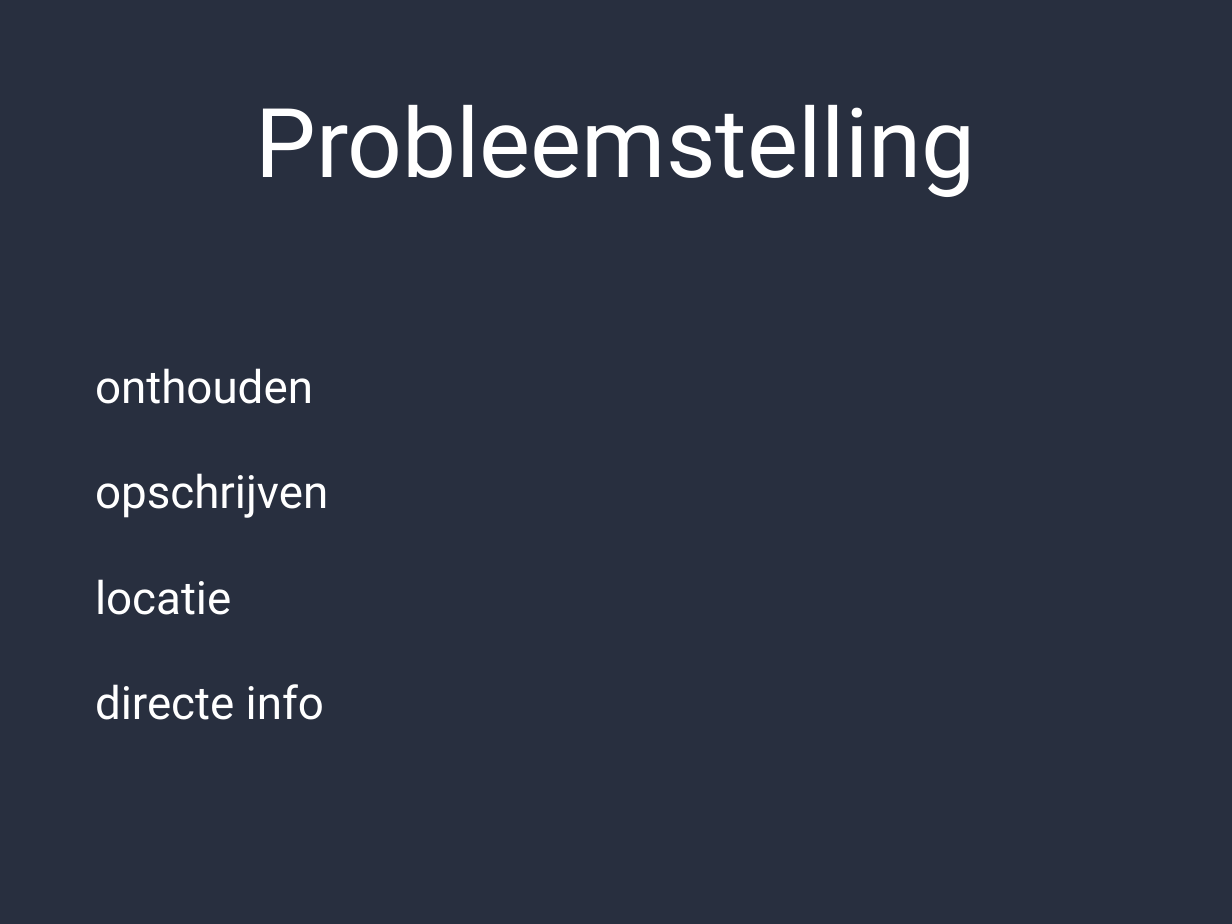
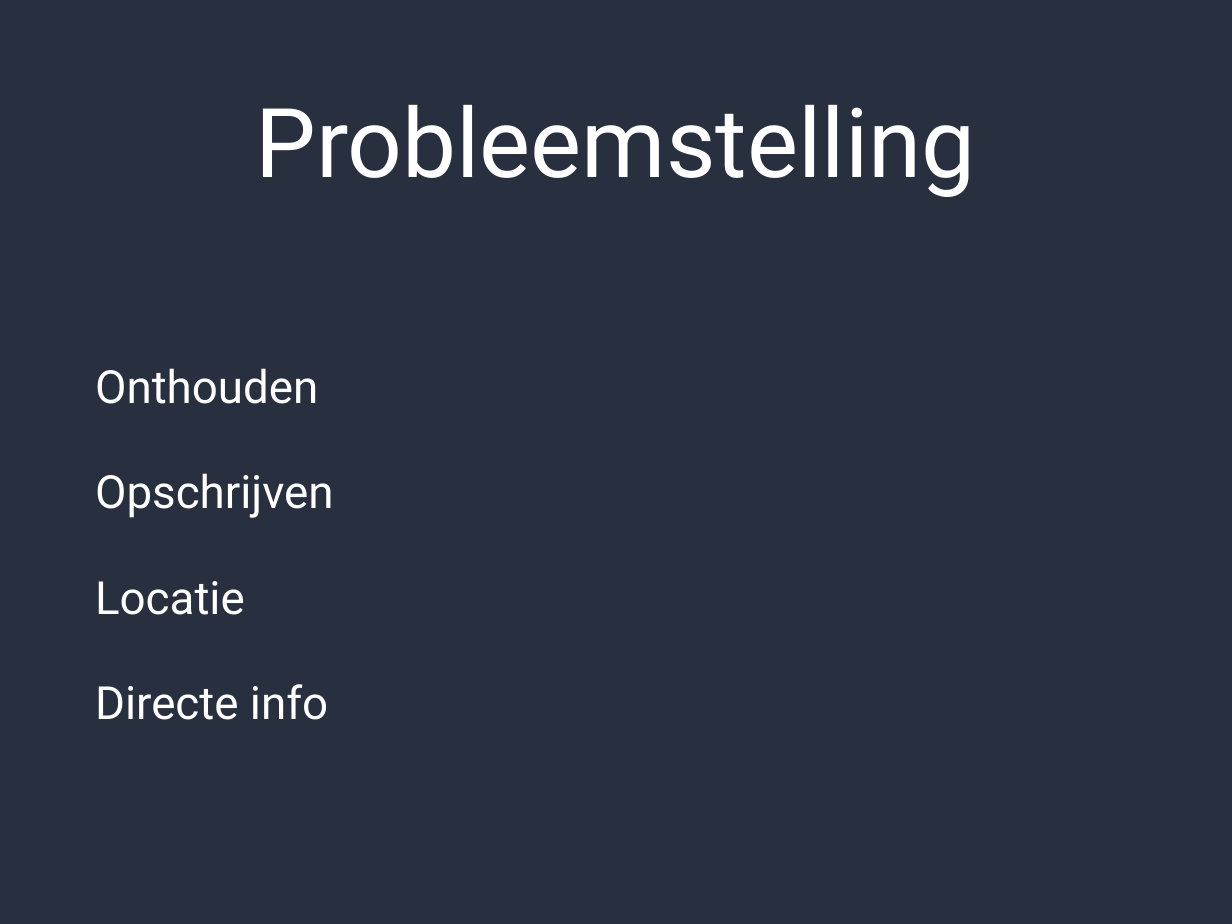
Before and after one commit to punchtime/organisation, a slide deck: slide 4 of assets/presentation.pptx. Drawn at 1232x924 pixels with LibreOffice and Linux fonts; fonts in the diff are those of the drawing; background and template pictures are left out. Boxes give left, top, right and bottom in pixels: in the first picture for what was removed or moved away, otherwise in the second. Text is boxed around its words. In the diff, an @@ line names an element or a change of style, - is before the commit and + after.

```diff
--- a/assets/presentation.pptx
+++ b/assets/presentation.pptx
@@ text at <box>95,368,334,720</box>: text changed @@
-onthouden
-opschrijven
-locatie
-directe info
+Onthouden
+Opschrijven
+Locatie
+Directe info
```
Also in this commit, not shown: 2 other slides changed, 2 other files.
